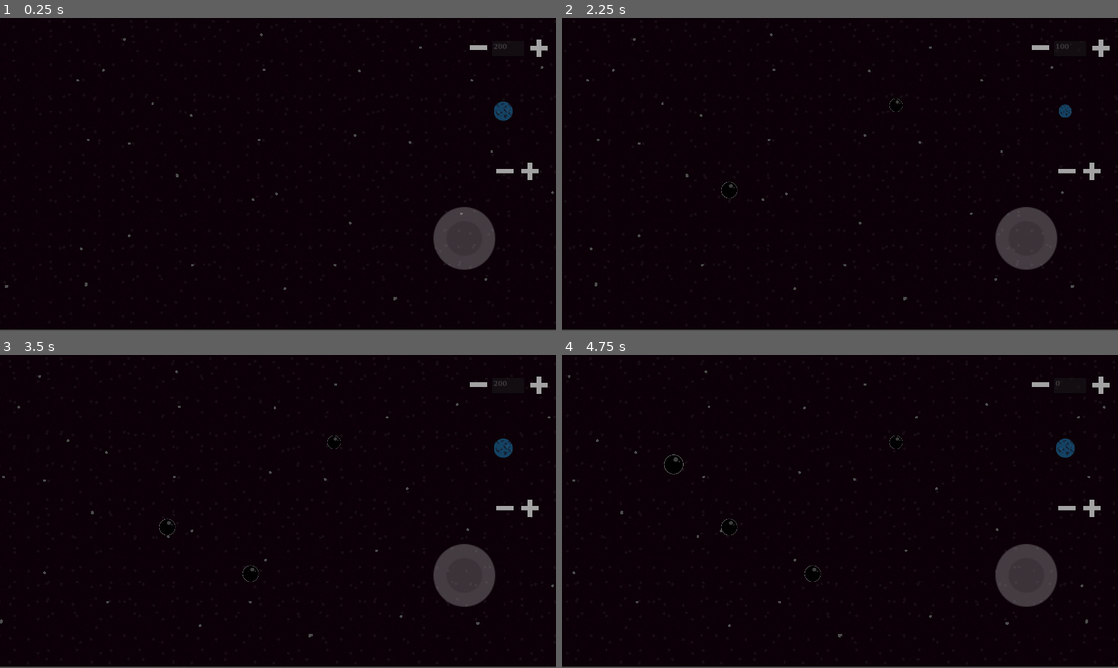
Above: before the commit, frames 1-4 (two rows, left to right).
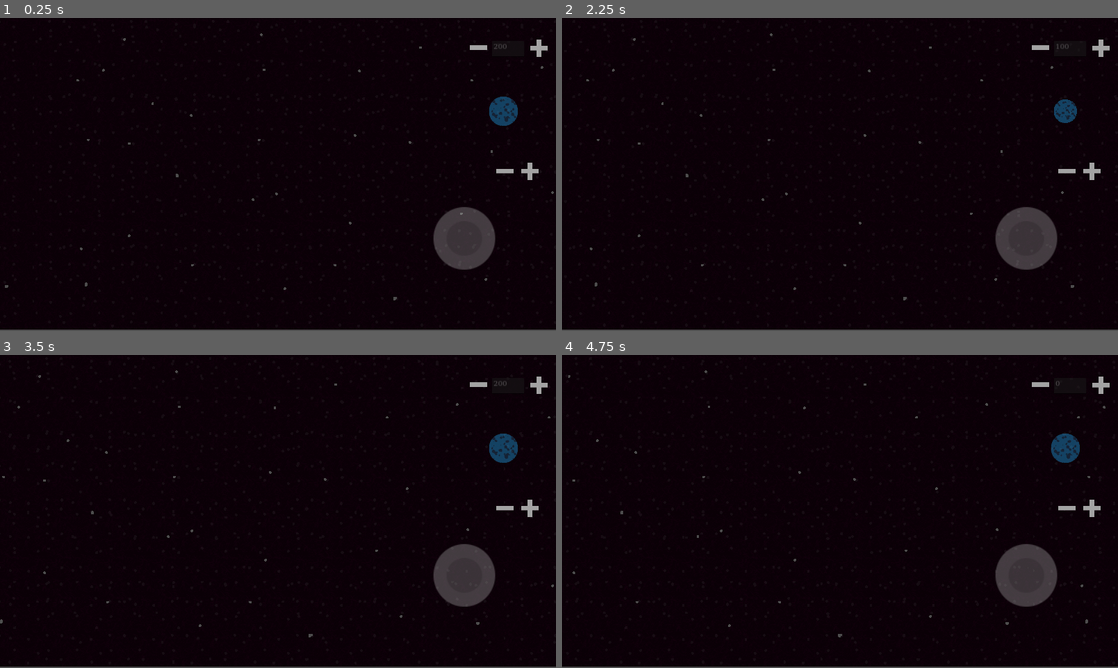
Above: after the commit, the same moments.

Repository: ArielLeiva/SimulacionGravitacional
Game: Godot game, scene res://scenes/nodelay.tscn
The game is run twice, just before and just after one commit, with the same random seed, the same clock (stepped at 60 frames per second) and the same inputs.
Inputs (mouse positions are in pixels of both pictures, inside the frame that each line leads up to):
- Up to frame 1 (0.25 s): no input
- Up to frame 2 (2.25 s): tap Enter (ui_accept) at 0.5, 0.77, 1.52 s; move the mouse to (962, 158) at 0.52 s; hold Right (ui_right) 0.53-2.03 s; tap Q (less_mass) at 0.6 s; click (962, 158) at 0.67 s; move the mouse to (728, 190) at 1.27 s; tap A (less_vol) at 1.35 s; click (728, 190) at 1.42 s; move the mouse to (895, 105) at 2.02 s; hold Left (ui_left) from 2.03 s (still down); tap E (more_mass) at 2.1 s; click (895, 105) at 2.17 s
- Up to frame 3 (3.5 s): move the mouse to (250, 574) at 2.77 s; release Left (ui_left) at 2.78 s; hold Right (ui_right) from 2.78 s (still down); tap D (more_vol) at 2.85 s; click (250, 574) at 2.92 s; tap Enter (ui_accept) at 3.02 s
- Up to frame 4 (4.75 s): move the mouse to (1006, 558) at 3.52 s; hold Space (start_stop) 3.53-4.28 s; click (1006, 558) at 3.67 s; tap Enter (ui_accept) at 3.77, 4.52 s; move the mouse to (673, 464) at 4.27 s; release Right (ui_right) at 4.28 s; hold Left (ui_left) from 4.28 s (still down); tap Q (less_mass) at 4.35 s; click (673, 464) at 4.42 s

The runs differ from the first frame. In frame 1, 0.3% of the frame differs, in the area x 88-94%, y 25-35%; in frame 2, 0.2%; in frame 3, 0.3%; in frame 4, 0.4%, in the area x 18-94%, y 25-73%.

Commit message:
Fisicas reimplementadas, y añadida eliminacion de objetos

Diff:
--- /dev/null
+++ b/scenes/balls.tscn
@@ -0,0 +1,17 @@
+[gd_scene load_steps=4 format=3 uid="uid://dq2r57jeo0i4c"]
+
+[ext_resource type="Script" path="res://scripts/balls.gd" id="1_bb38h"]
+[ext_resource type="Texture2D" uid="uid://d0qqbg43hwkee" path="res://assets/ball.png" id="2_4onni"]
+
+[sub_resource type="PhysicsMaterial" id="PhysicsMaterial_j0yhm"]
+
+[node name="Ball" type="RigidBody2D"]
+physics_material_override = SubResource("PhysicsMaterial_j0yhm")
+gravity_scale = 0.0
+linear_damp_mode = 1
+script = ExtResource("1_bb38h")
+
+[node name="Sprite2D" type="Sprite2D" parent="."]
+texture = ExtResource("2_4onni")
+
+[node name="CollisionShape2D" type="CollisionShape2D" parent="."]
--- /dev/null
+++ b/scripts/balls.gd
@@ -0,0 +1,32 @@
+extends RigidBody2D
+
+@onready var col = $CollisionShape2D
+@onready var sprite = $Sprite2D
+
+var proportion = 1
+
+func is_inside_ball(p: Vector2):
+	return (p-position).length_squared() <= (proportion * glob.base_ball_col_size)**2
+
+func _ready():
+	col.shape = CircleShape2D.new()
+	col.position.x = 2
+	col.position.y = 2
+	print(col.shape.radius)
+	col.shape.radius = proportion * glob.base_ball_col_size
+	sprite.scale = Vector2(proportion, proportion)
+
+func _unhandled_input(event):
+	#TODO: Support mobile ball deleting
+	if event.is_pressed() and ((event is InputEventMouseButton and event.is_action("r_click"))):
+		if is_inside_ball(event.position):
+			print(get_parent())
+			queue_free()
+
+func _physics_process(delta):
+	if glob.attract:
+		var rsqr = 0
+		for x in get_tree().get_nodes_in_group("balls"):
+			rsqr = x.position.distance_squared_to(position)
+			if rsqr != 0:
+				x.apply_central_impulse(1000 * mass * x.position.direction_to(position) / rsqr)
--- a/scripts/blo.gd
+++ b/scripts/blo.gd
@@ -1,20 +1,17 @@
 extends Node2D
 
-var vel = Vector2.ZERO
-@export var mass: float = 2000
-
 # Called every frame. 'delta' is the elapsed time since the previous frame.
-func _process(delta):
-	# Uncomment this to make balls follow the mouse
-	#var cursor = get_viewport().get_mouse_position()
-	#var rsqr = position.distance_to(cursor)
-	#if rsqr != 0:
-	#	vel += 3000*delta * position.direction_to(cursor) / rsqr
-
-	if glob.attract:
-		var rsqr = 0
-		for x in glob.blos:
-			rsqr = position.distance_squared_to(x.position)
-			if rsqr > 20:
-				vel += x.mass * delta * position.direction_to(x.position) / rsqr
-		position += delta * vel
+#func _process(delta):
+	## Uncomment this to make balls follow the mouse
+	##var cursor = get_viewport().get_mouse_position()
+	##var rsqr = position.distance_to(cursor)
+	##if rsqr != 0:
+	##	vel += 3000*delta * position.direction_to(cursor) / rsqr
+	#
+	#if glob.attract:
+		#var rsqr = 0
+		#for x in glob.blos:
+			#rsqr = position.distance_squared_to(x.position)
+			#if rsqr > 20:
+				#vel += x.mass * delta * position.direction_to(x.position) / rsqr
+		#position += delta * vel
--- /dev/null
+++ b/scripts/button_timer.gd
@@ -0,0 +1,29 @@
+extends Timer
+
+var button_id: int = -1
+@onready var st = get_parent()
+
+func change(id):
+	match id:
+		0:
+			glob.new_mass += 100
+		1:
+			if	(glob.new_mass > 100):
+				glob.new_mass -= 100
+		2:
+			glob.new_vol += 0.1
+		3:
+			if (glob.new_vol > 0):
+				glob.new_vol -= 0.1
+
+func _ready():
+	change(button_id)
+	pass
+
+func _on_timeout():
+
+	if !st.conds[button_id]:
+		print("Destruido")
+		queue_free()
+	else:
+		change(button_id)
--- /dev/null
+++ b/scripts/buttons.gd
@@ -0,0 +1,18 @@
+extends Node
+
+@onready var st = get_node("../stage")
+
+# Called every frame. 'delta' is the elapsed time since the previous frame.
+func _process(delta):
+	if st.add_mass:
+		glob.new_mass += 100
+		st.add_mass = false
+	if st.sub_mass:
+		glob.new_mass -= 100
+		st.sub_mass = false
+	if st.add_vol:
+		glob.new_vol += 0.1
+		st.add_vol = false
+	if st.sub_vol:
+		glob.new_vol -= 0.1
+		st.sub_vol = false
--- /dev/null
+++ b/scripts/movecam.gd
@@ -0,0 +1,10 @@
+extends Camera2D
+
+@onready var txt = $TextEdit
+@onready var prev = $prev
+@export var speed: float
+
+func _process(delta):
+	position.x += speed
+	txt.text = str(glob.new_mass)
+	prev.scale = Vector2(glob.new_vol, glob.new_vol)
--- /dev/null
+++ b/scripts/screen.gd
@@ -0,0 +1,5 @@
+extends CanvasLayer
+
+# Called when the node enters the scene tree for the first time.
+func _ready():
+	get_viewport().size = DisplayServer.screen_get_size()
--- a/scripts/stage.gd
+++ b/scripts/stage.gd
@@ -1,6 +1,6 @@
 extends Node2D
 
-var blo = preload("res://scenes/blo.tscn")
+var blo = preload("res://scenes/balls.tscn")
 var button_timer = preload("res://scenes/button_timer.tscn")
 var mouse_pos = Vector2.ZERO
 
@@ -17,18 +17,16 @@
 func inside(coord):
 	return (coord.x <= 900 && coord.x > 50 && coord.y >= 0 && coord.y < 900)
 
-func _input(event):
-	if (event is InputEventMouseButton and event.button_index == MOUSE_BUTTON_LEFT) or event is InputEventScreenTouch:
-		if event.pressed:
-			mouse_pos = event.position
-			if inside(mouse_pos):
-				var x = blo.instantiate()
-				x.position = mouse_pos
-				x.mass = glob.new_mass
-				x.scale = Vector2(glob.new_vol,glob.new_vol)
-				add_child(x)
-				glob.blos.append(x)
-
+func _unhandled_input(event):
+	if event.is_action_pressed("spawn"):
+		mouse_pos = event.position
+		if inside(mouse_pos):
+			var x = blo.instantiate()
+			x.position = mouse_pos
+			x.mass = glob.new_mass
+			x.proportion = glob.new_vol
+			add_child(x)
+			x.add_to_group("balls")
 	elif event is InputEventKey and (event.keycode == KEY_SPACE and event.is_pressed()) or event.is_action_pressed("start_stop"):
 		glob.attract = !glob.attract
 
--- a/scripts/vars.gd
+++ b/scripts/vars.gd
@@ -1,9 +1,11 @@
 extends Node
 
-var blos = []
 var attract: bool = false
 var new_mass: float = 200
-var new_vol: float = 0.65
+var new_vol: float = 1
+const base_ball_size = 60
+# Obtained by trial and error best collision size
+const base_ball_col_size = 33.9558982849121
 
 # Called when the node enters the scene tree for the first time.
 func _ready():
